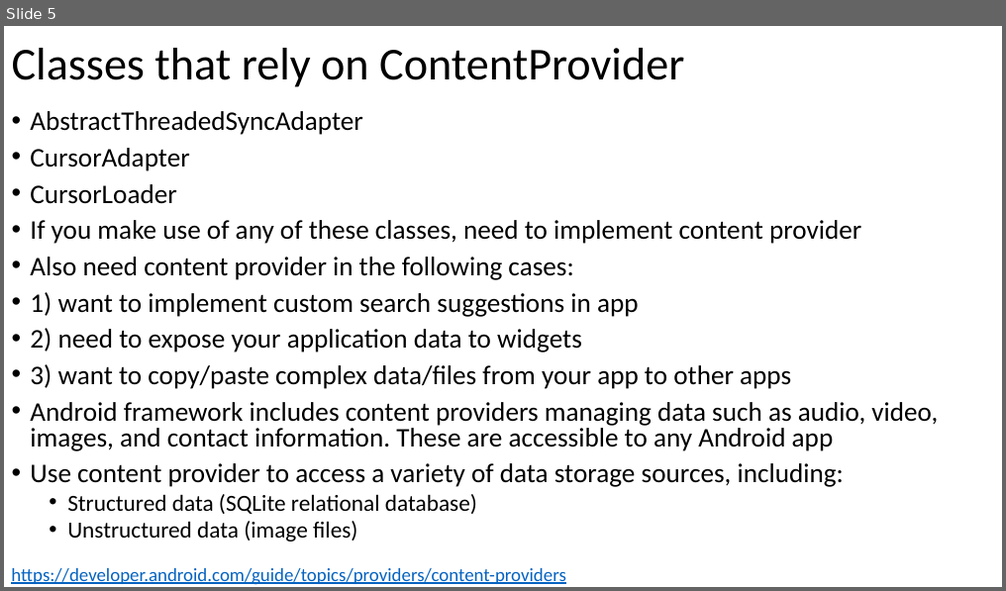
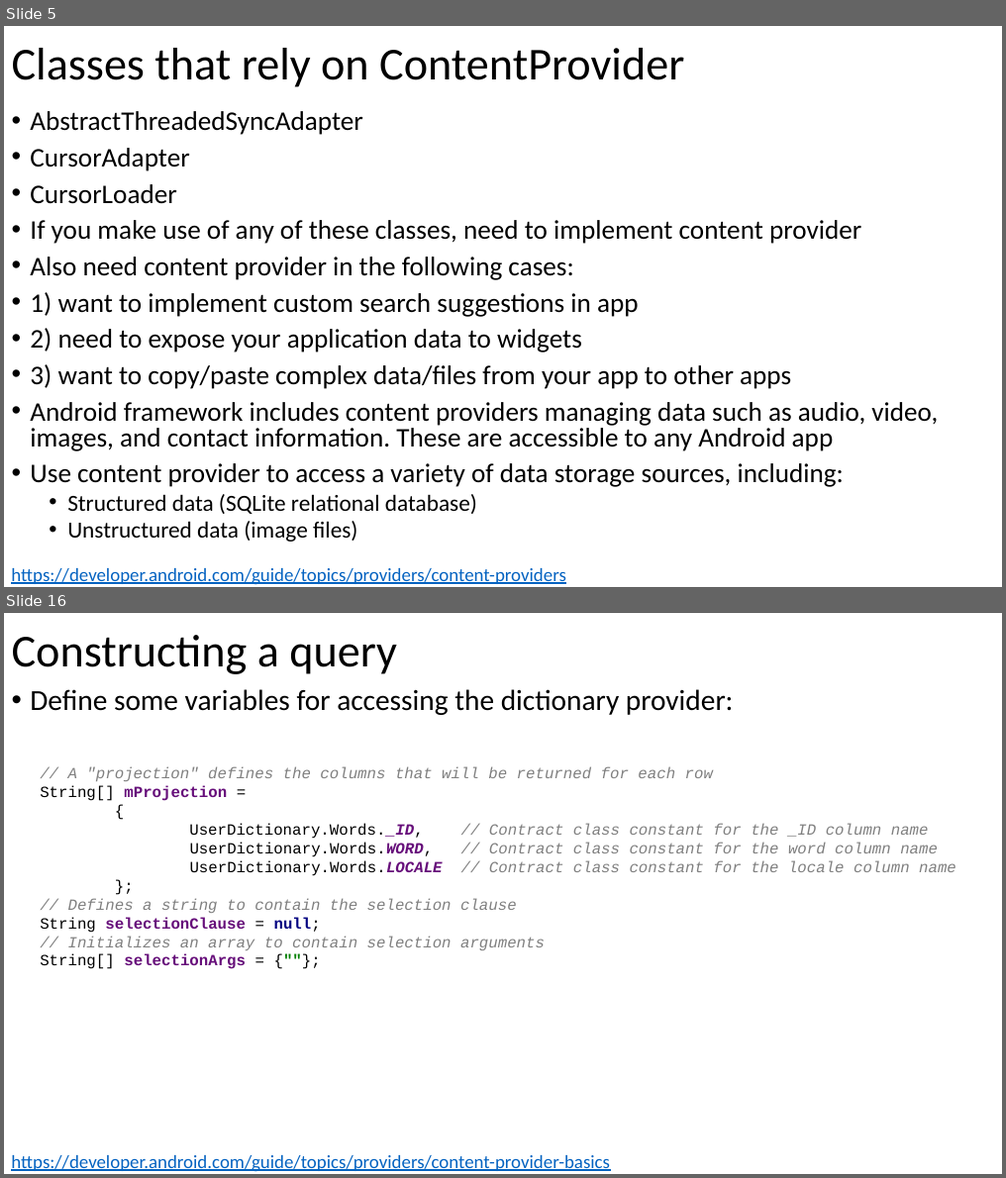
Before and after one commit to russellu/cs230, a slide deck: Lecture_12.pptx. Shown one above the other, each under a label of ours: slide 5 before the commit, slides 5 and 16 after it; the slides between them are not shown. The pictures are 1006x591 and 1006x1178 pixels, drawn with LibreOffice and Linux fonts; fonts in the diff are those of the drawing. Boxes give left, top, right and bottom in pixels: in the first picture for what was removed or moved away, otherwise in the second. Text is boxed around its words. In the diff, an @@ line names an element or a change of style, - is before the commit and + after.

```diff
--- a/Lecture_12.pptx
+++ b/Lecture_12.pptx
@@ slide 16 added at bbox=[4, 613, 1002, 1174], background #FFFFFF @@
@@ title added at bbox=[12, 635, 397, 674], 44 pt, text #000000 @@
+Constructing a query
@@ text added at bbox=[30, 689, 734, 715], 28 pt, text #000000 @@
+• Define some variables for accessing the dictionary provider:
@@ text added at bbox=[40, 767, 956, 969], 15 pt, text #808080, italic @@
+// A "projection" defines the columns that will be returned for each row
+String[] mProjection =
+{
+UserDictionary.Words._ID, // Contract class constant for the _ID column name
+UserDictionary.Words.WORD, // Contract class constant for the word column name
+UserDictionary.Words.LOCALE // Contract class constant for the locale column name
+};
+// Defines a string to contain the selection clause
+String selectionClause = null;
+// Initializes an array to contain selection arguments
+String[] selectionArgs = {""};
@@ text added at bbox=[11, 1156, 610, 1172], 18 pt, text #0563C1, underline @@
+https://developer.android.com/guide/topics/providers/content-provider-basics
```
Also in this commit, not shown: 9 slides changed, 13 other slides added.
